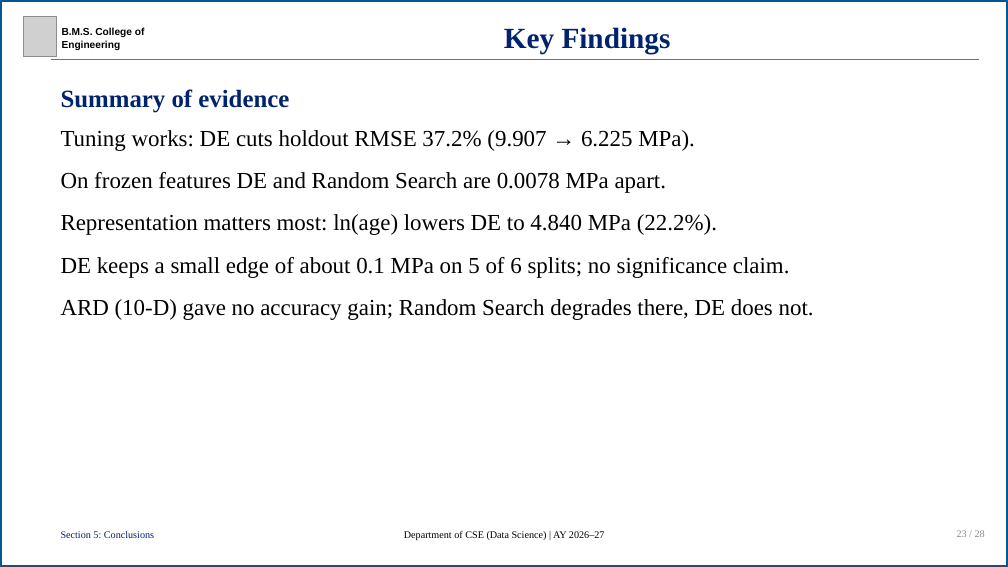
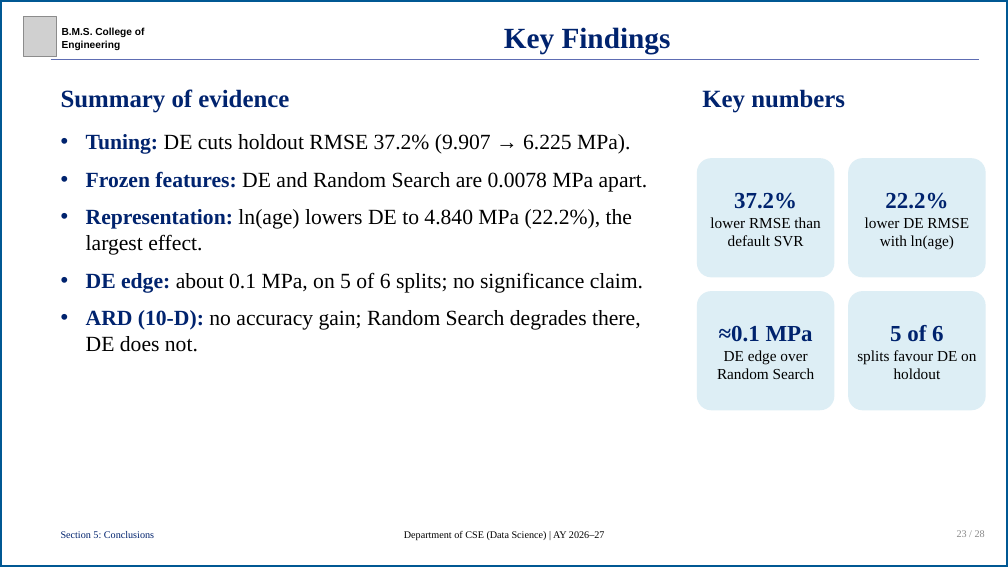
Before and after one commit to R-V-Abhishek/concrete-strength-de-svr, a slide deck: slide 23 of presentation/concrete-strength-de-svr-presentation.pptx. Drawn at 1008x567 pixels with LibreOffice and Linux fonts; fonts in the diff are those of the drawing; grey boxes stand for pictures. Boxes give left, top, right and bottom in pixels: in the first picture for what was removed or moved away, otherwise in the second. Text is boxed around its words. In the diff, an @@ line names an element or a change of style, - is before the commit and + after.

```diff
--- a/presentation/concrete-strength-de-svr-presentation.pptx
+++ b/presentation/concrete-strength-de-svr-presentation.pptx
@@ text added at bbox=[702, 89, 845, 112], 39 pt, text #00236E, bold @@
+Key numbers
@@ text at bbox=[86, 134, 648, 352]: text changed; size 36 to 34 pt @@
-Tuning works: DE cuts holdout RMSE 37.2% (9.907 → 6.225 MPa).
-On frozen features DE and Random Search are 0.0078 MPa apart.
-Representation matters most: ln(age) lowers DE to 4.840 MPa (22.2%).
-DE keeps a small edge of about 0.1 MPa on 5 of 6 splits; no significance claim.
-ARD (10-D) gave no accuracy gain; Random Search degrades there, DE does not.
+• Tuning: DE cuts holdout RMSE 37.2% (9.907 → 6.225 MPa).
+• Frozen features: DE and Random Search are 0.0078 MPa apart.
+• Representation: ln(age) lowers DE to 4.840 MPa (22.2%), the largest effect.
+• DE edge: about 0.1 MPa, on 5 of 6 splits; no significance claim.
+• ARD (10-D): no accuracy gain; Random Search degrades there, DE does not.
@@ rounded rectangle added at bbox=[697, 158, 834, 277], fill #DDEEF5, 24 pt, text #000000 @@
+37.2%
+lower RMSE than default SVR
@@ rounded rectangle added at bbox=[848, 158, 986, 277], fill #DDEEF5, 24 pt, text #000000 @@
+22.2%
+lower DE RMSE with ln(age)
@@ rounded rectangle added at bbox=[697, 291, 834, 410], fill #DDEEF5, 24 pt, text #000000 @@
+≈0.1 MPa
+DE edge over Random Search
@@ rounded rectangle added at bbox=[848, 291, 986, 410], fill #DDEEF5, 24 pt, text #000000 @@
+5 of 6
+splits favour DE on holdout
```
Also in this commit, not shown: 16 other slides changed, 7 other files.
